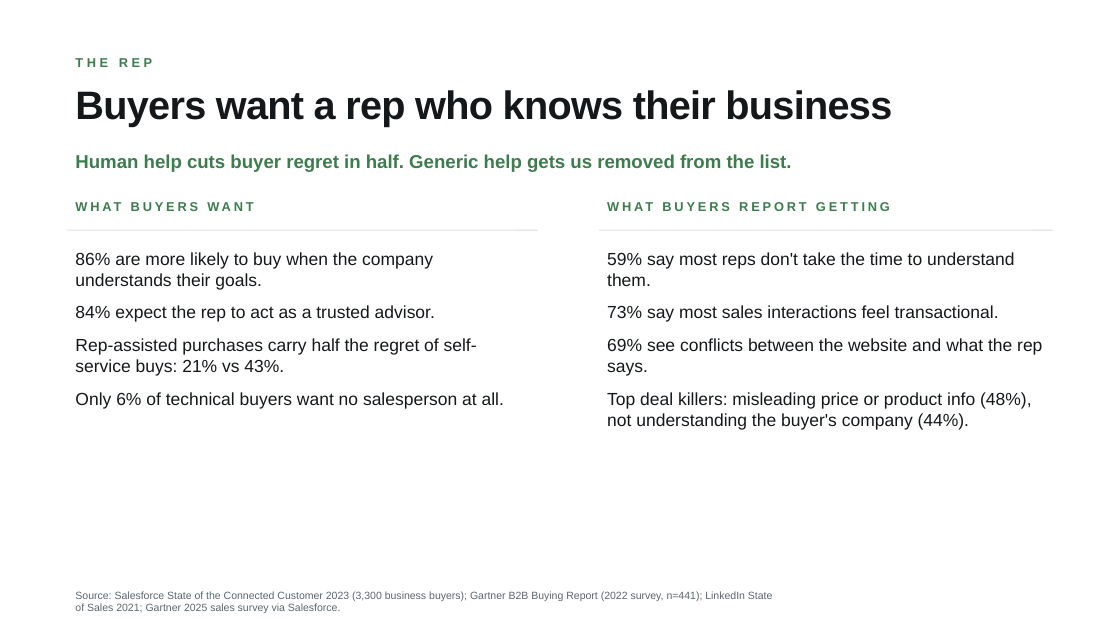
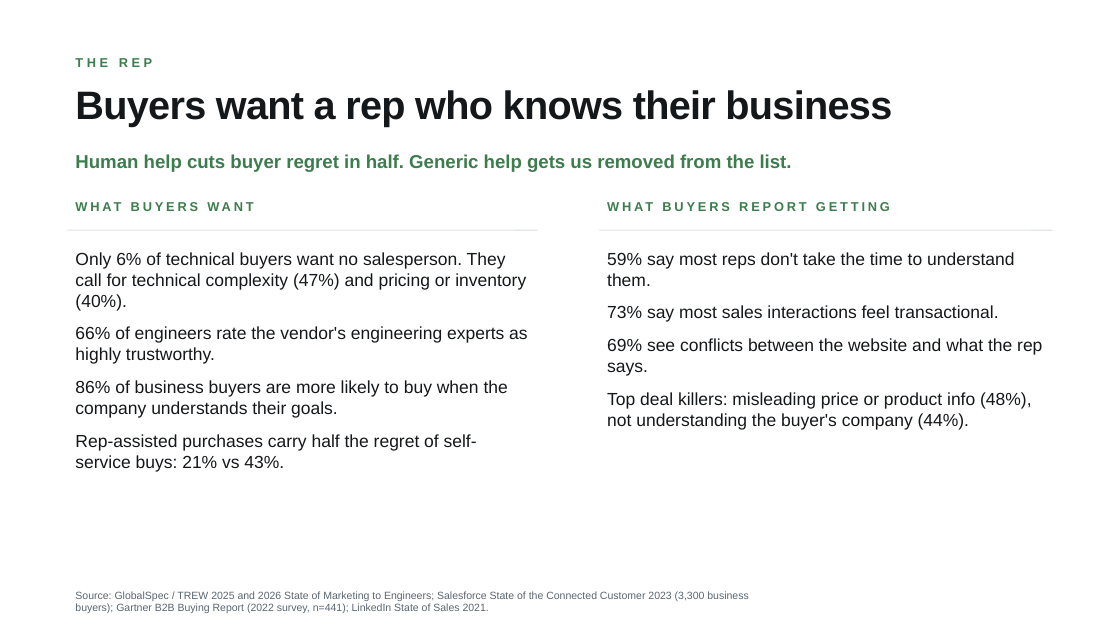
Before and after one commit to guralsnj/git_test, a slide deck: slide 9 of sales-meeting/Speed_and_Service_Win_the_Order.pptx. Drawn at 1120x630 pixels with LibreOffice and Linux fonts; fonts in the diff are those of the drawing; background and template pictures are left out. Boxes give left, top, right and bottom in pixels: in the first picture for what was removed or moved away, otherwise in the second. Text is boxed around its words. In the diff, an @@ line names an element or a change of style, - is before the commit and + after.

```diff
--- a/sales-meeting/Speed_and_Service_Win_the_Order.pptx
+++ b/sales-meeting/Speed_and_Service_Win_the_Order.pptx
@@ text at box(75, 252, 527, 418): text changed @@
-86% are more likely to buy when the company understands their goals.
-84% expect the rep to act as a trusted advisor.
+Only 6% of technical buyers want no salesperson. They call for technical complexity (47%) and pricing or inventory (40%).
+66% of engineers rate the vendor's engineering experts as highly trustworthy.
+86% of business buyers are more likely to buy when the company understands their goals.
@@ text at box(75, 392, 504, 409): paragraph removed @@
-Only 6% of technical buyers want no salesperson at all.
@@ text at box(75, 591, 748, 613): text changed @@
-Source: Salesforce State of the Connected Customer 2023 (3,300 business buyers); Gartner B2B Buying Report (2022 survey, n=441); LinkedIn State of Sales 2021; Gartner 2025 sales survey via Salesforce.
+Source: GlobalSpec / TREW 2025 and 2026 State of Marketing to Engineers; Salesforce State of the Connected Customer 2023 (3,300 business buyers); Gartner B2B Buying Report (2022 survey, n=441); LinkedIn State of Sales 2021.
```
Also in this commit, not shown: 8 other slides changed, 1 slide added, 6 other files.
